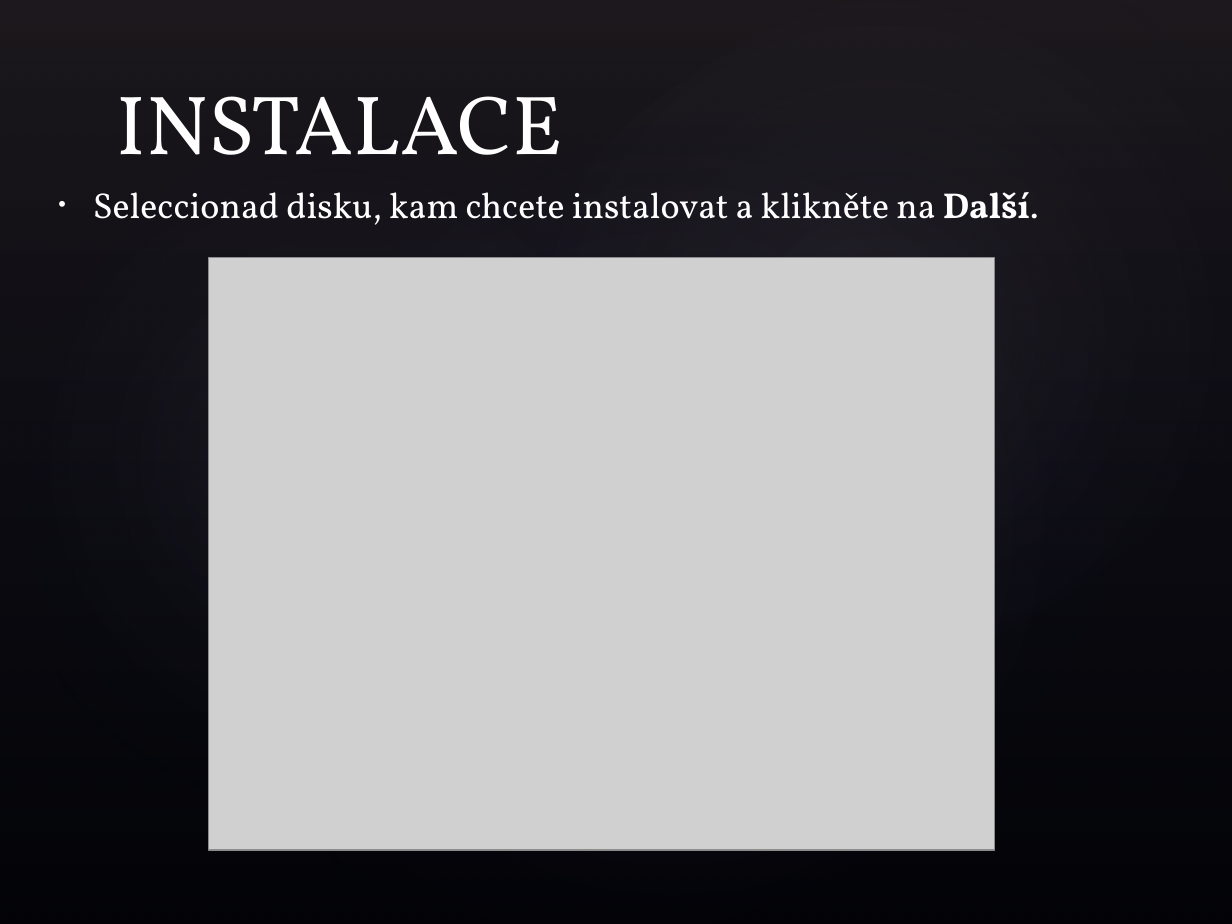
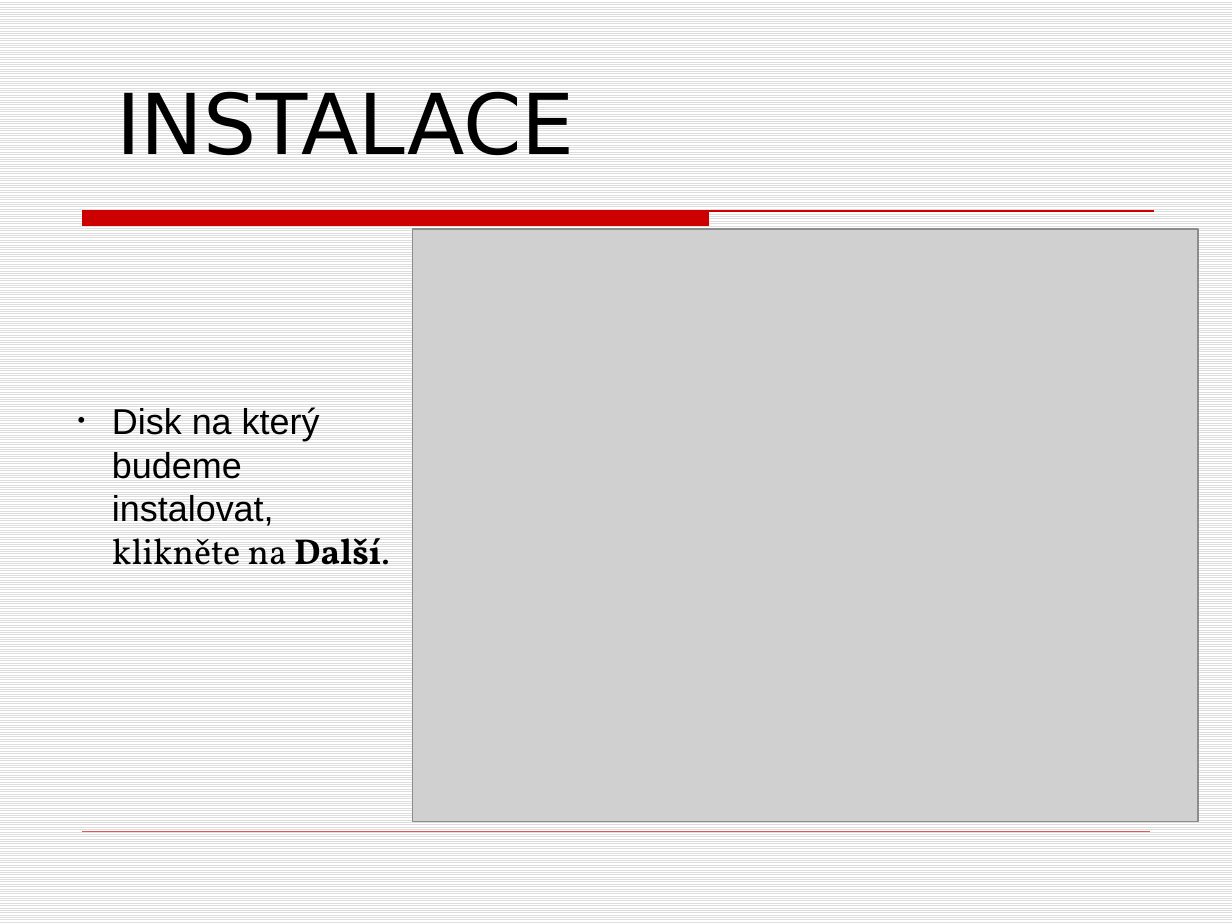
Before and after one commit to Petr8072/trida, a slide deck: slide 12 of Windows Server 2008 R2.pptx (slide 11 before the commit). Drawn at 1232x924 pixels with LibreOffice and Linux fonts; fonts in the diff are those of the drawing; grey boxes stand for pictures; background and template pictures are left out. Boxes give left, top, right and bottom in pixels: in the first picture for what was removed or moved away, otherwise in the second. Text is boxed around its words. In the diff, an @@ line names an element or a change of style, - is before the commit and + after.

```diff
--- a/Windows Server 2008 R2.pptx
+++ b/Windows Server 2008 R2.pptx
@@ background picture (left out) to pattern #DDDDDD on #FFFFFF @@
@@ rectangle removed at <box>0,0,1232,924</box> @@
@@ ellipse removed at <box>0,0,765,924</box> @@
@@ ellipse removed at <box>56,0,1232,924</box> @@
@@ ellipse removed at <box>338,0,1232,837</box> @@
@@ text "INSTALACE" at <box>116,92,574,155</box>: font Vollkorn to DejaVu Sans, text colour #FFFFFF to #000000 @@
@@ freeform shape added at <box>83,211,1154,225</box>, fill #CC0000, outline #CC0000 0.75 pt @@
@@ picture: place and size @@
-picture at <box>208,257,994,850</box>
+picture at <box>413,229,1199,822</box>
@@ text at <box>112,407,390,565</box>: text changed; font Vollkorn to Arial; text colour #FFFFFF to #000000 @@
-• Seleccionad disku, kam chcete instalovat a klikněte na Další.
+• Disk na který budeme instalovat, klikněte na Další.
@@ line added from (83, 832) to (1149, 832), #CC0000 0.25 pt @@
```
Also in this commit, not shown: 12 other slides changed, 5 slides added, 3 slides removed.
